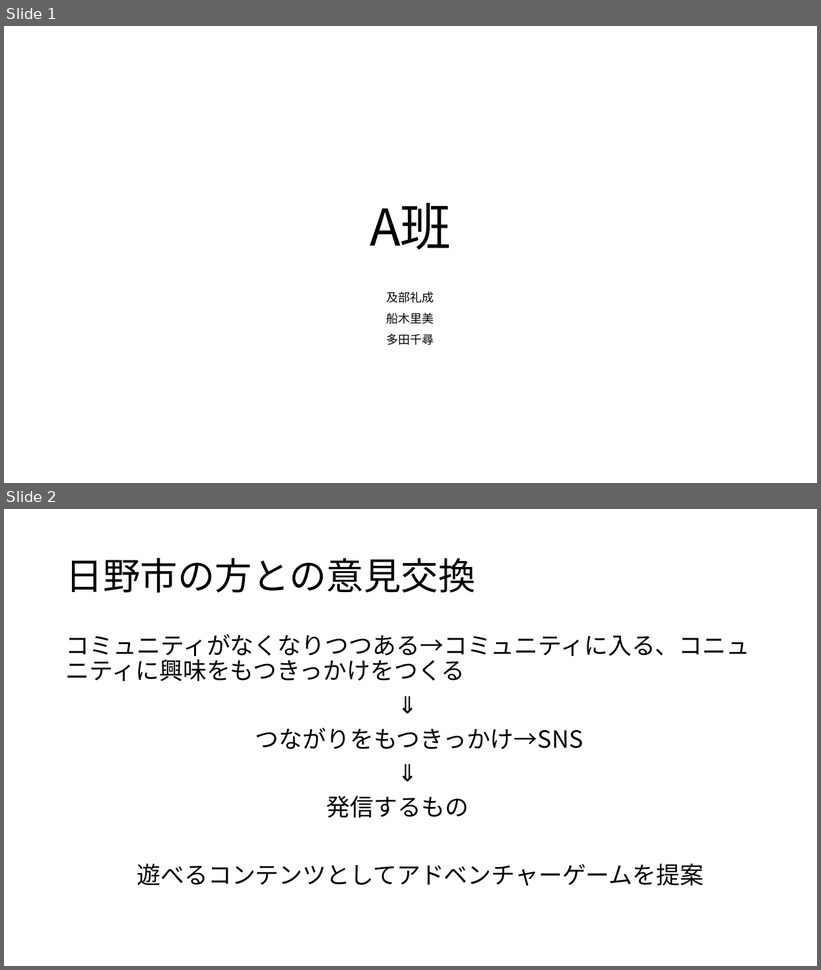
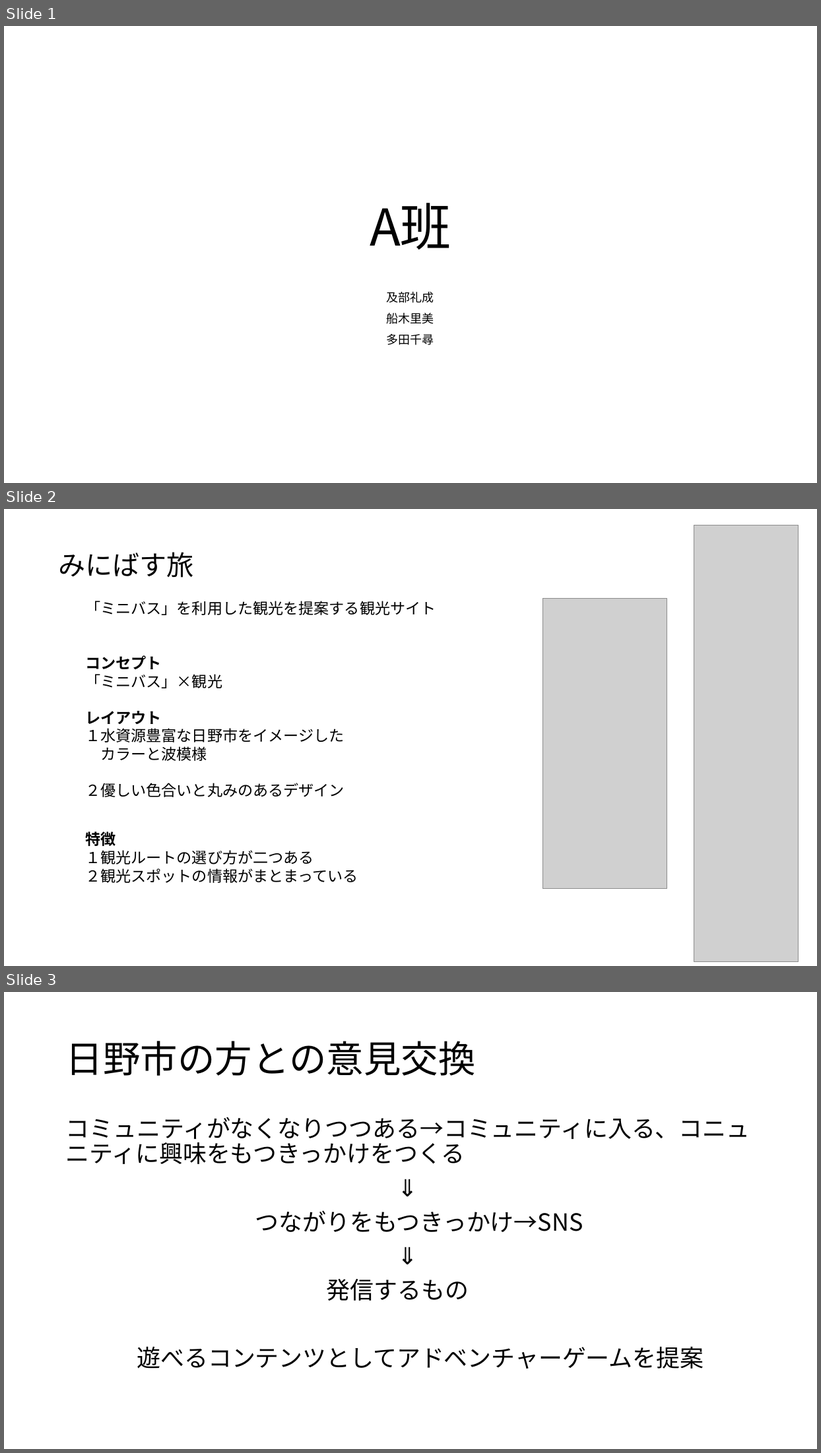
Before and after one commit to sfdn-class/HinoMiniBus, a slide deck: A班最終プレゼンパワポ.pptx. Shown one above the other, each under a label of ours: slides 1 and 2 before the commit, slides 1, 2 and 3 after it. The pictures are 821x970 and 821x1453 pixels, drawn with LibreOffice and Linux fonts; fonts in the diff are those of the drawing; grey boxes stand for pictures. Boxes give left, top, right and bottom in pixels: in the first picture for what was removed or moved away, otherwise in the second. Text is boxed around its words. In the diff, an @@ line names an element or a change of style, - is before the commit and + after.

```diff
--- a/A班最終プレゼンパワポ.pptx
+++ b/A班最終プレゼンパワポ.pptx
@@ slide 2 added at [4,509,817,966], background #FFFFFF @@
@@ picture added at [694,525,799,962] @@
@@ text added at [59,552,194,578], 32 pt, text #000000 @@
+みにばす旅
@@ text added at [85,601,436,615], 18 pt, text #000000 @@
+「ミニバス」を利用した観光を提案する観光サイト
@@ picture added at [543,599,667,889] @@
@@ text added at [85,656,222,689], 18 pt, text #000000 @@
+コンセプト
+「ミニバス」×観光
@@ text added at [85,711,345,797], 18 pt, text #000000 @@
+レイアウト
+１水資源豊富な日野市をイメージした
+カラーと波模様
+２優しい色合いと丸みのあるデザイン
@@ text added at [85,832,358,883], 18 pt, text #000000 @@
+特徴
+１観光ルートの選び方が二つある
+２観光スポットの情報がまとまっている
@@ what was slide 2 is now slide 3 @@
```
Also in this commit, not shown: 2 other files.
